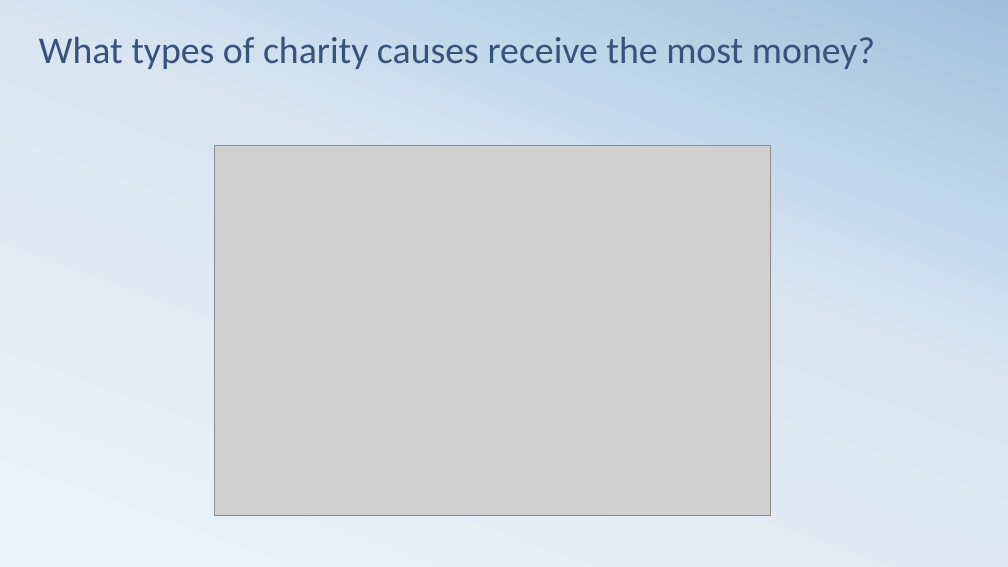
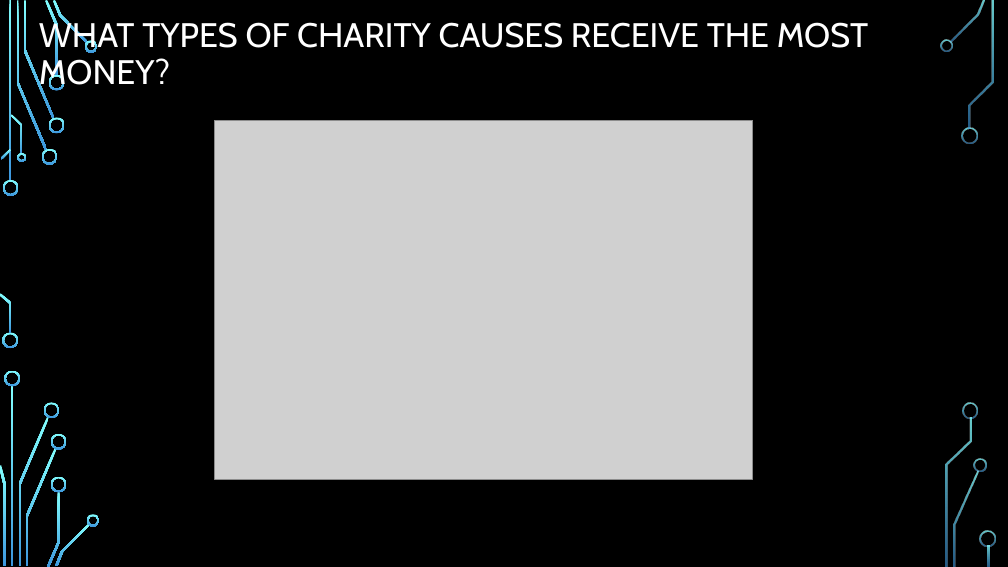
Before and after one commit to kjwunderlich/project-one---sphinx, a slide deck: slide 5 of Team_Sphinx_Presentation_20181011.pptx. Drawn at 1008x567 pixels with LibreOffice and Linux fonts; fonts in the diff are those of the drawing; grey boxes stand for pictures; background and template pictures are left out. Boxes give left, top, right and bottom in pixels: in the first picture for what was removed or moved away, otherwise in the second. Text is boxed around its words. In the diff, an @@ line names an element or a change of style, - is before the commit and + after.

```diff
--- a/Team_Sphinx_Presentation_20181011.pptx
+++ b/Team_Sphinx_Presentation_20181011.pptx
@@ background gradient #ECF3F8 to #D9E6F2 to #A1C1DE to picture (left out) @@
@@ title "WHAT TYPES OF CHARITY CAUSES ..." at box(39, 19, 869, 92): vertical alignment bottom to middle @@
@@ title at box(39, 19, 869, 92): text changed; size 36 to 32.4 pt; font Calibri to Cabin; text colour #39527B to #FFFFFF @@
-What types of charity causes receive the most money?
+WHAT TYPES OF CHARITY CAUSES RECEIVE THE MOST MONEY?
@@ picture: place and size @@
-picture at box(214, 145, 770, 516)
+picture at box(214, 120, 752, 479)
@@ group added at box(0, 0, 995, 567): 33 freeform shapes, 3 rectangles @@
```
Also in this commit, not shown: 10 other slides changed, 3 slides added, 3 slides removed.
